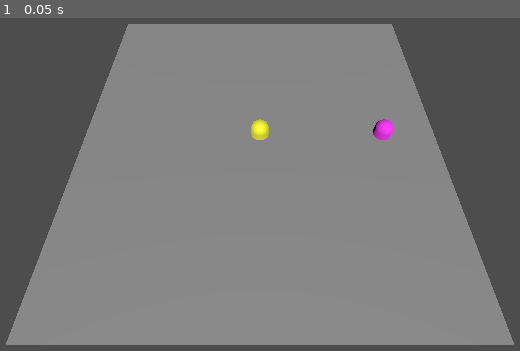
Above: before the commit, frame 1.
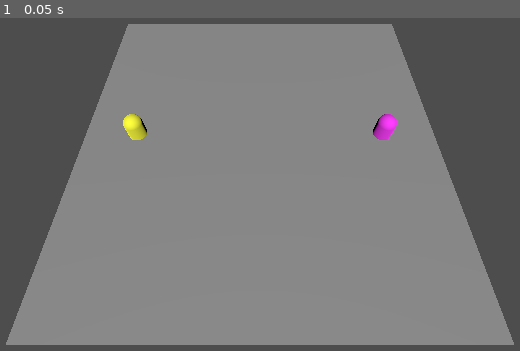
Above: after the commit, the same moment.

Repository: LordArugula/tb-rpg-godot
Game: Godot game, scene res://scenes/main.tscn
Two runs of this game, one before a commit and one after it. Both use one fixed random seed, a clock stepped at 60 frames per second and the inputs below.
Inputs:
- Up to frame 1 (0.05 s): no input

The runs differ from the first frame. In frame 1, 0.6% of the frame differs, in the area x 23-77%, y 28-37%.
Error before the commit: Out of bounds get index '0' (on base: 'Array[ActorController]') (res://scripts/turn_queue.gd:33)

Commit message:
implement battle loop

Diff:
--- a/scenes/character_a.tscn
+++ b/scenes/character_a.tscn
@@ -1,6 +1,8 @@
-[gd_scene load_steps=4 format=3 uid="uid://dgcsda3cijeif"]
+[gd_scene load_steps=6 format=3 uid="uid://dgcsda3cijeif"]
 
 [ext_resource type="PackedScene" uid="uid://c1u2hxwl6r15i" path="res://scenes/character.tscn" id="1_j2cp4"]
+[ext_resource type="Script" uid="uid://vcny821ran3" path="res://scripts/abilities/ability_controller.gd" id="2_woyp2"]
+[ext_resource type="Script" uid="uid://dohwmvk8edwkg" path="res://scripts/abilities/damage_effect.gd" id="3_br84i"]
 
 [sub_resource type="StandardMaterial3D" id="StandardMaterial3D_odekq"]
 albedo_color = Color(1, 1, 0.215686, 1)
@@ -12,3 +14,10 @@
 
 [node name="MeshInstance3D" parent="CharacterBody3D/Pivot" index="0"]
 mesh = SubResource("CapsuleMesh_rdqci")
+
+[node name="AbilityController" type="Node" parent="." index="1"]
+script = ExtResource("2_woyp2")
+
+[node name="DamageEffect" type="Node" parent="AbilityController" index="0"]
+script = ExtResource("3_br84i")
+metadata/_custom_type_script = "uid://dohwmvk8edwkg"
--- a/scenes/character_b.tscn
+++ b/scenes/character_b.tscn
@@ -1,6 +1,8 @@
-[gd_scene load_steps=4 format=3 uid="uid://uka01qjj1jym"]
+[gd_scene load_steps=6 format=3 uid="uid://uka01qjj1jym"]
 
 [ext_resource type="PackedScene" uid="uid://c1u2hxwl6r15i" path="res://scenes/character.tscn" id="1_g3mik"]
+[ext_resource type="Script" uid="uid://vcny821ran3" path="res://scripts/abilities/ability_controller.gd" id="2_2ben8"]
+[ext_resource type="Script" uid="uid://dohwmvk8edwkg" path="res://scripts/abilities/damage_effect.gd" id="3_8t7fw"]
 
 [sub_resource type="StandardMaterial3D" id="StandardMaterial3D_dxpkv"]
 albedo_color = Color(1, 0.215686, 1, 1)
@@ -12,3 +14,10 @@
 
 [node name="MeshInstance3D" parent="CharacterBody3D/Pivot" index="0"]
 mesh = SubResource("CapsuleMesh_nnuga")
+
+[node name="AbilityController" type="Node" parent="." index="1"]
+script = ExtResource("2_2ben8")
+
+[node name="DamageEffect" type="Node" parent="AbilityController" index="0"]
+script = ExtResource("3_8t7fw")
+metadata/_custom_type_script = "uid://dohwmvk8edwkg"
--- a/scenes/main.tscn
+++ b/scenes/main.tscn
@@ -19,8 +19,17 @@
 script = ExtResource("2_wsbfn")
 
 [node name="Character A" parent="BattleManager" instance=ExtResource("3_4dikk")]
-script = null
+transform = Transform3D(1, 0, 0, 0, 1, 0, 0, 0, 1, -7, 0.5, 0)
+stats = Dictionary[String, float]({
+"attack": 10.0,
+"defense": 10.0,
+"health": 100.0
+})
 
 [node name="Character B" parent="BattleManager" instance=ExtResource("4_k6v5f")]
-transform = Transform3D(1, 0, 0, 0, 1, 0, 0, 0, 1, 7, 0, 0)
-script = null
+transform = Transform3D(1, 0, 0, 0, 1, 0, 0, 0, 1, 7, 0.5, 0)
+stats = Dictionary[String, float]({
+"attack": 10.0,
+"defense": 10.0,
+"health": 100.0
+})
--- /dev/null
+++ b/scripts/abilities/ability_controller.gd
@@ -0,0 +1,40 @@
+extends Node;
+
+class_name AbilityController;
+
+var effects: Array[AbilityEffect];
+
+func _ready():
+	effects.assign(get_children().filter(func (child): return child is AbilityEffect));
+
+	pass
+
+
+func activate(actor: ActorController, targets: Array[ActorController]):
+	for effect in effects:
+		effect.start(actor, targets);
+		pass
+
+	on_activated.emit(actor, targets);
+	pass
+
+
+func apply(actor: ActorController, targets: Array[ActorController]):
+	for effect in effects:
+		effect.apply(actor, targets);
+		pass
+
+	pass
+
+
+func resolve(actor: ActorController, targets: Array[ActorController]):
+	for effect in effects:
+		effect.resolve(actor, targets);
+		pass
+
+	on_resolved.emit(actor, targets);
+	pass
+
+
+signal on_activated(actor: ActorController, targets: Array[ActorController]);
+signal on_resolved(actor: ActorController, targets: Array[ActorController]);
--- /dev/null
+++ b/scripts/abilities/ability_effect.gd
@@ -0,0 +1,17 @@
+extends Node;
+
+class_name AbilityEffect;
+
+func start(actor: ActorController, targets: Array[ActorController]):
+	push_error("Function not implemented.");
+	pass
+
+
+func apply(actor: ActorController, targets: Array[ActorController]):
+	push_error("Function not implemented.");
+	pass
+
+
+func resolve(actor: ActorController, targets: Array[ActorController]):
+	push_error("Function not implemented.");
+	pass
--- /dev/null
+++ b/scripts/abilities/damage_effect.gd
@@ -0,0 +1,13 @@
+extends AbilityEffect;
+
+func start(actor: ActorController, targets: Array[ActorController]):
+	pass
+
+
+func apply(actor: ActorController, targets: Array[ActorController]):
+	print("%s dealt %s to %s." % [actor, 10, targets]);
+	pass
+
+
+func resolve(actor: ActorController, targets: Array[ActorController]):
+	pass
--- a/scripts/actor_controller.gd
+++ b/scripts/actor_controller.gd
@@ -5,3 +5,45 @@
 @export
 var stats: Dictionary[String, float] = {
 };
+
+var abilities: Array[AbilityController];
+
+func _ready():
+	abilities.assign(get_children().filter(func(child): return child is AbilityController));
+
+	pass
+
+
+func start_turn():
+	turn_started.emit(self);
+
+	var ability = await ability_selected;
+	if (ability == null):
+		return ;
+
+	print("%s selected %s" % [self.name, ability.name]);
+
+	var targets: Array[ActorController] = [];
+	targets.assign(await targets_selected);
+
+	print("%s used %s on %s" % [self.name, ability.name, targets]);
+
+	activate_ability(ability, targets);
+
+	turn_ended.emit(self);
+
+	pass
+
+
+func activate_ability(ability: AbilityController, targets: Array[ActorController]):
+	ability.activate(self, targets);
+	ability.apply(self, targets);
+	ability.resolve(self, targets);
+
+	pass
+
+
+signal turn_started(actor: ActorController);
+signal turn_ended(actor: ActorController);
+signal ability_selected(ability: AbilityController);
+signal targets_selected(targets: Array[ActorController]);
--- a/scripts/battle_manager.gd
+++ b/scripts/battle_manager.gd
@@ -10,22 +10,35 @@
 		turnQueue.add_end(child);
 		pass
 
-	var character = turnQueue.get_next();
-	# perform action
-	print(character);
+	while (true):
+		var character = turnQueue.get_current();
+		print("%s started their turn." % character.name);
+		character.start_turn();
+
+		await character.turn_ended;
+		print("%s ended their turn." % character.name);
+
+		turnQueue.move_next();
+		pass
 
 	pass
 
 
 func _input(event: InputEvent) -> void:
 	if (event is InputEventKey and event.is_pressed()):
-		if (event.keycode == KEY_SPACE):
-			turnQueue.move_next();
+		if (event.keycode >= KEY_1 and event.keycode < KEY_9):
+			var index = event.keycode - KEY_1;
+			var character = turnQueue.get_current();
 
-			var character = turnQueue.get_next();
-			# perform action
-			print(character);
+			if (index >= 0 and index < character.abilities.size()):
+				character.ability_selected.emit(character.abilities[index]);
+				pass
+			pass
+		elif (event.keycode == KEY_SPACE):
+			var character = turnQueue.get_current();
 
+			var targets = turnQueue.characters.filter(func (actor): return actor != character);
+			var target = targets.pick_random();
+			character.targets_selected.emit([target]);
 			pass
-
 	pass
--- a/scripts/turn_queue.gd
+++ b/scripts/turn_queue.gd
@@ -29,5 +29,5 @@
 	pass
 
 
-func get_next() -> ActorController:
+func get_current() -> ActorController:
 	return characters[current];
Not shown, added: scripts/abilities/ability_controller.gd.uid
Not shown, added: scripts/abilities/ability_effect.gd.uid
Not shown, added: scripts/abilities/damage_effect.gd.uid
Not shown, added: scripts/ability_controller.gd.uid
